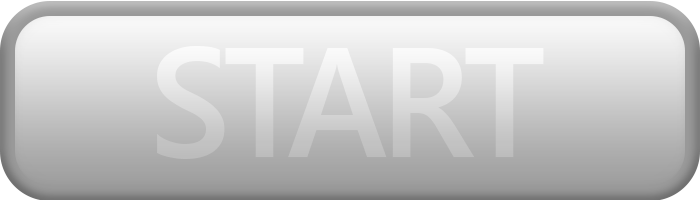
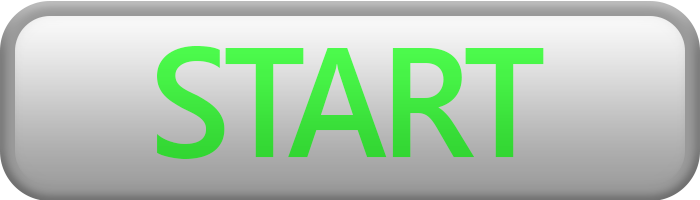
Two versions of the same layered image (700x200). Layer-by-layer changes:
painted on "START" over [157, 46, 544, 159]
